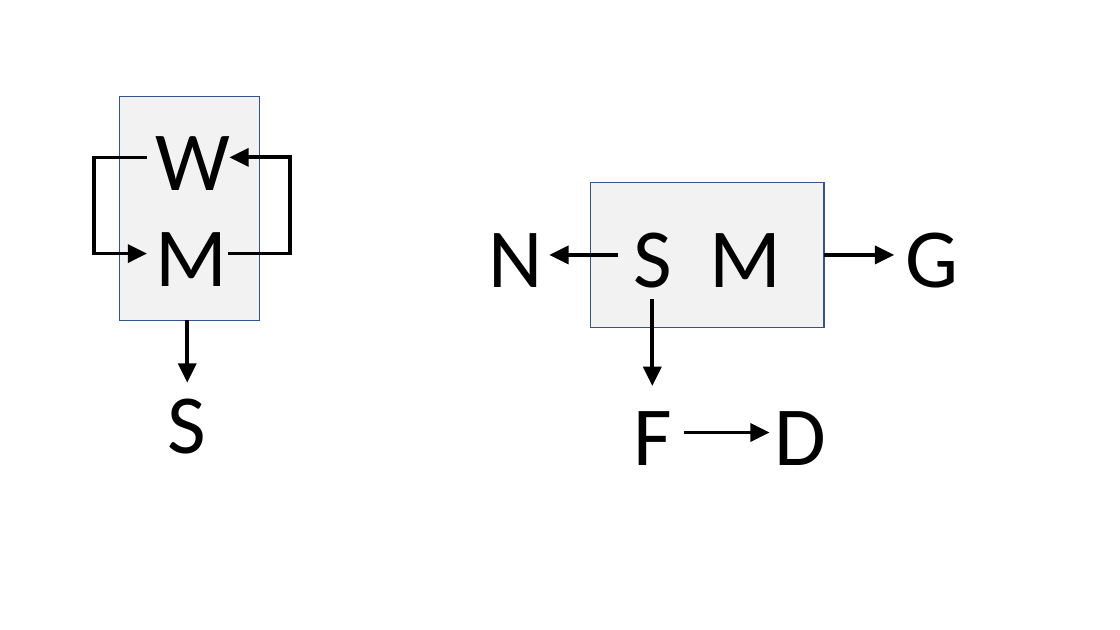
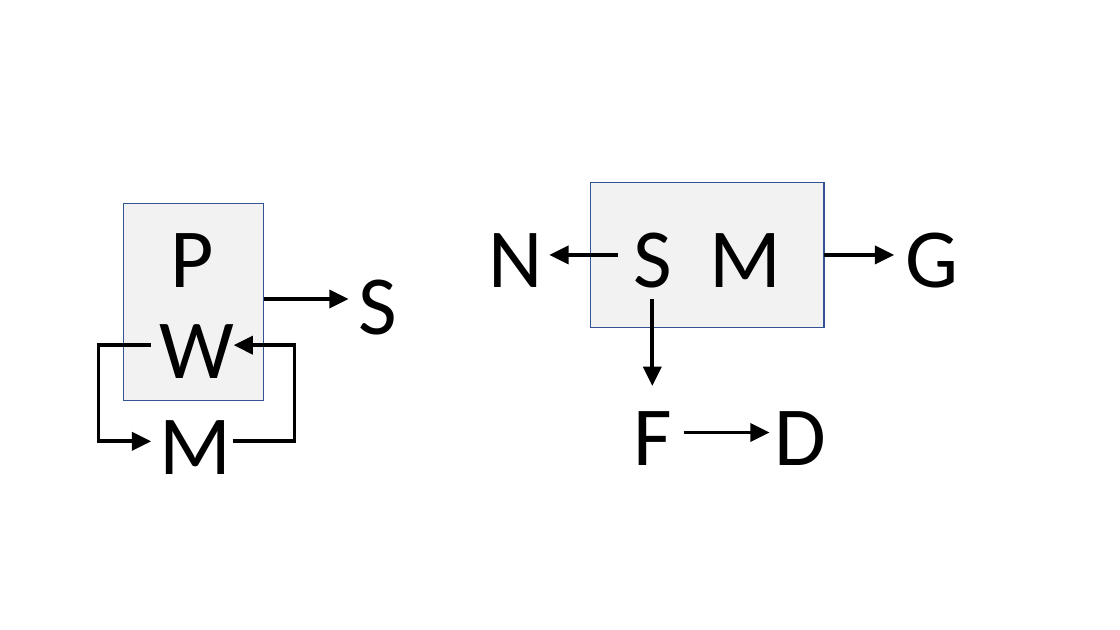
Before and after one commit to mark-h-meng/BT5110-tutorials, a slide deck: slide 13 of src/t5/images/t5.pptx. Drawn at 1120x630 pixels with LibreOffice and Linux fonts; fonts in the diff are those of the drawing. Boxes give left, top, right and bottom in pixels: in the first picture for what was removed or moved away, otherwise in the second. Text is boxed around its words. In the diff, an @@ line names an element or a change of style, - is before the commit and + after.

```diff
--- a/src/t5/images/t5.pptx
+++ b/src/t5/images/t5.pptx
@@ rectangle: place and size @@
-rectangle at (119, 96, 260, 320)
+rectangle at (124, 203, 264, 401)
@@ text added at (170, 233, 213, 287), 72 pt, text #000000 @@
+P
@@ text "S": place and size @@
-text "S" at (167, 398, 206, 454)
+text "S" at (359, 279, 398, 335)
@@ text "W": place and size @@
-text "W" at (155, 136, 230, 190)
+text "W" at (159, 324, 234, 378)
@@ arrow moved from (187, 321) - (187, 382) to (264, 299) - (349, 299) @@
@@ 2 elbow arrows, 1 text: place and size @@
-2 elbow arrows, 1 text at (90, 157, 291, 286)
+2 elbow arrows, 1 text at (94, 345, 295, 474)
```
Also in this commit, not shown: 7 other files.
